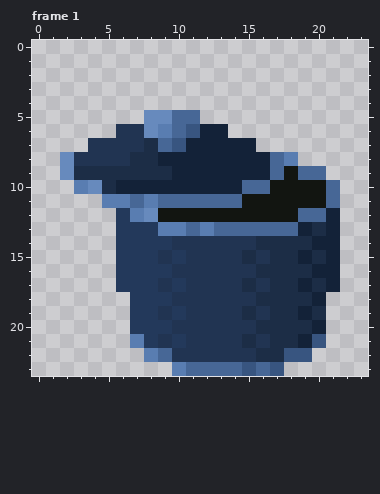
File history of a pixel-art file, Assets/Resources/aseprite/objects.aseprite. The picture above was drawn from the file before the commit.
24x24 pixels, 10 frames. Colours within 5 levels of each other are drawn and written as one. Shown: frame 1. The commit also changed other frames, which this record leaves out.
Now the later version:
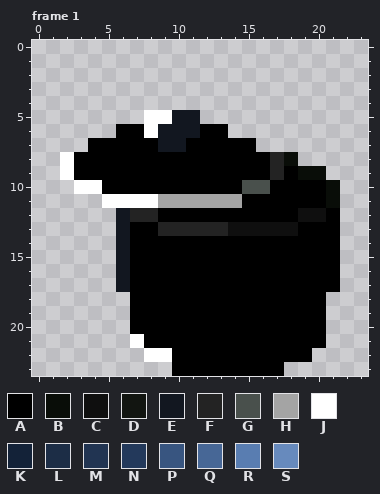
Palette (. is transparent): A #000000  B #090d08  C #0f0f0f  D #121511  E #121720  F #232323  G #49504c  H #a4a4a4  J #ffffff  K #132238  L #1c2d46  M #213452  N #23395b  P #385580  Q #476796  R #597db1  S #678abd
From old to new:
layer "em/em map" now shown
Changed rows in their new state; - is an unchanged pixel.
Frame 1, layer "em/em map":
first column x 2:
 5 ------JJEE----------
 6 ----AAJEEEAA--------
 7 --AAAAAEEAAAAA------
 8 JAAAAAAAAAAAAAAFB---
 9 JAAAAAAAAAAAAAAFABB-
10 -JJAAAAAAAAAAGGAAAAB
11 ---JJJJHHHHHHAAAAAAB
12 ----EFFAAAAAAAAAACCA
13 ----EAAFFFFFCCCCCAAA
14 ----EAAAAAAAAAAAAAAA
15 ----EAAAAAAAAAAAAAAA
16 ----EAAAAAAAAAAAAAAA
17 ----EAAAAAAAAAAAAAAA
18 -----AAAAAAAAAAAAAA-
19 -----AAAAAAAAAAAAAA-
20 -----AAAAAAAAAAAAAA-
21 -----JAAAAAAAAAAAAA-
22 ------JJAAAAAAAAAA--
23 --------AAAAAAAA----
